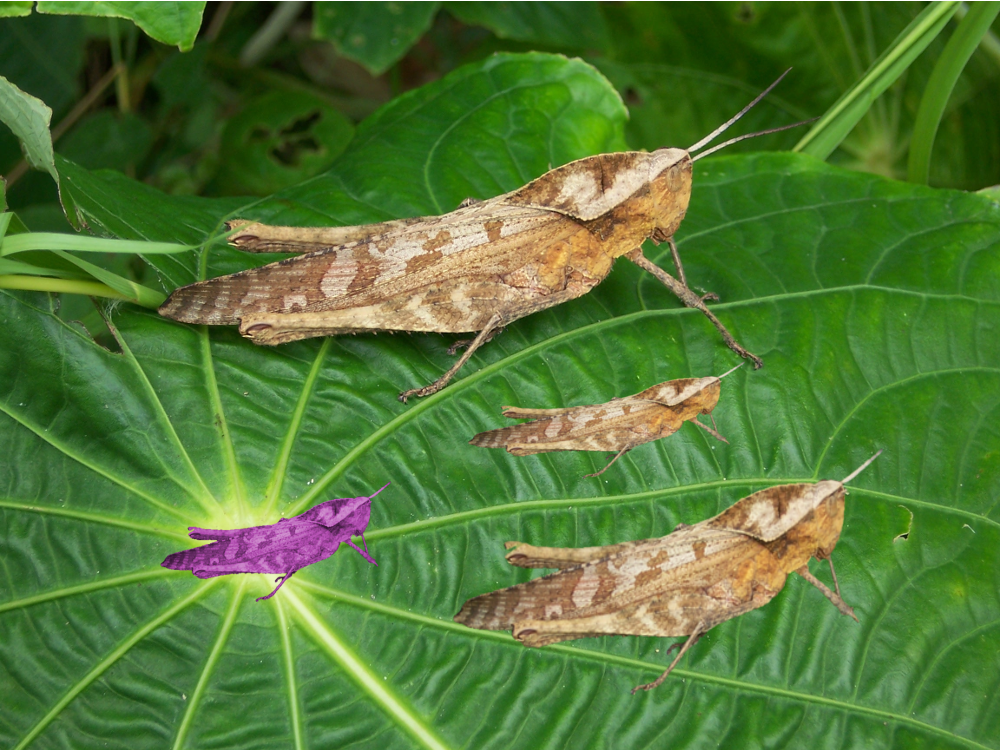
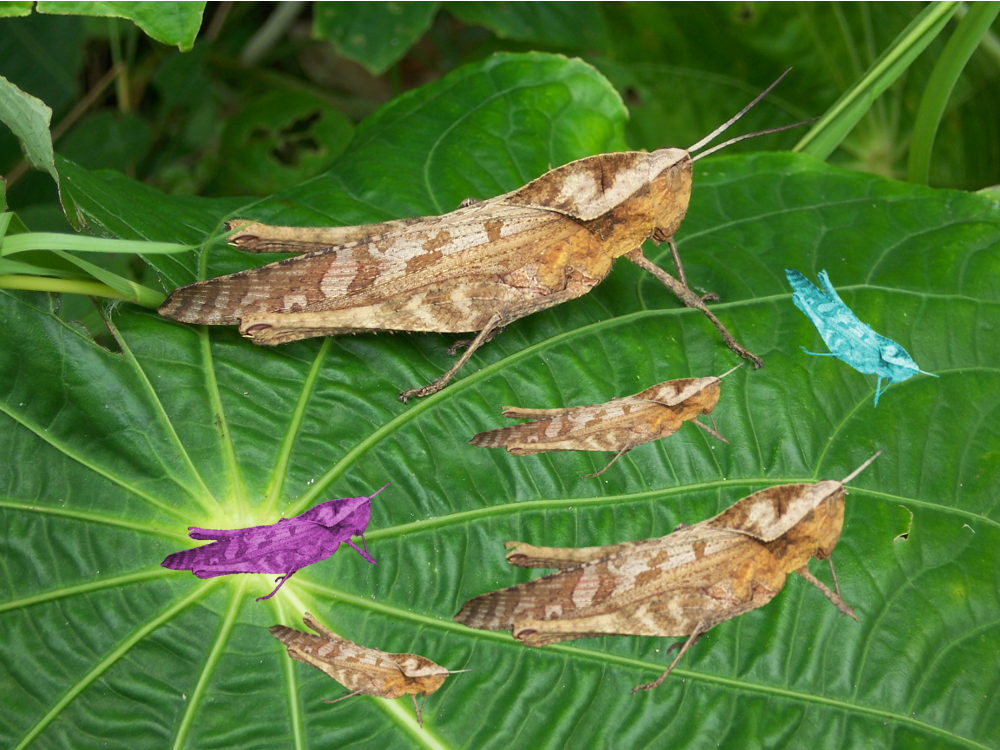
Before/after of a w=1000, h=750 layered artwork. What changed in the layer stack:
added layer "Clipboard #4" above "Clipboard #3" over [784,268,941,409]
added layer "Clipboard #3" above "bug_on_leaf.png" over [267,611,473,729]
